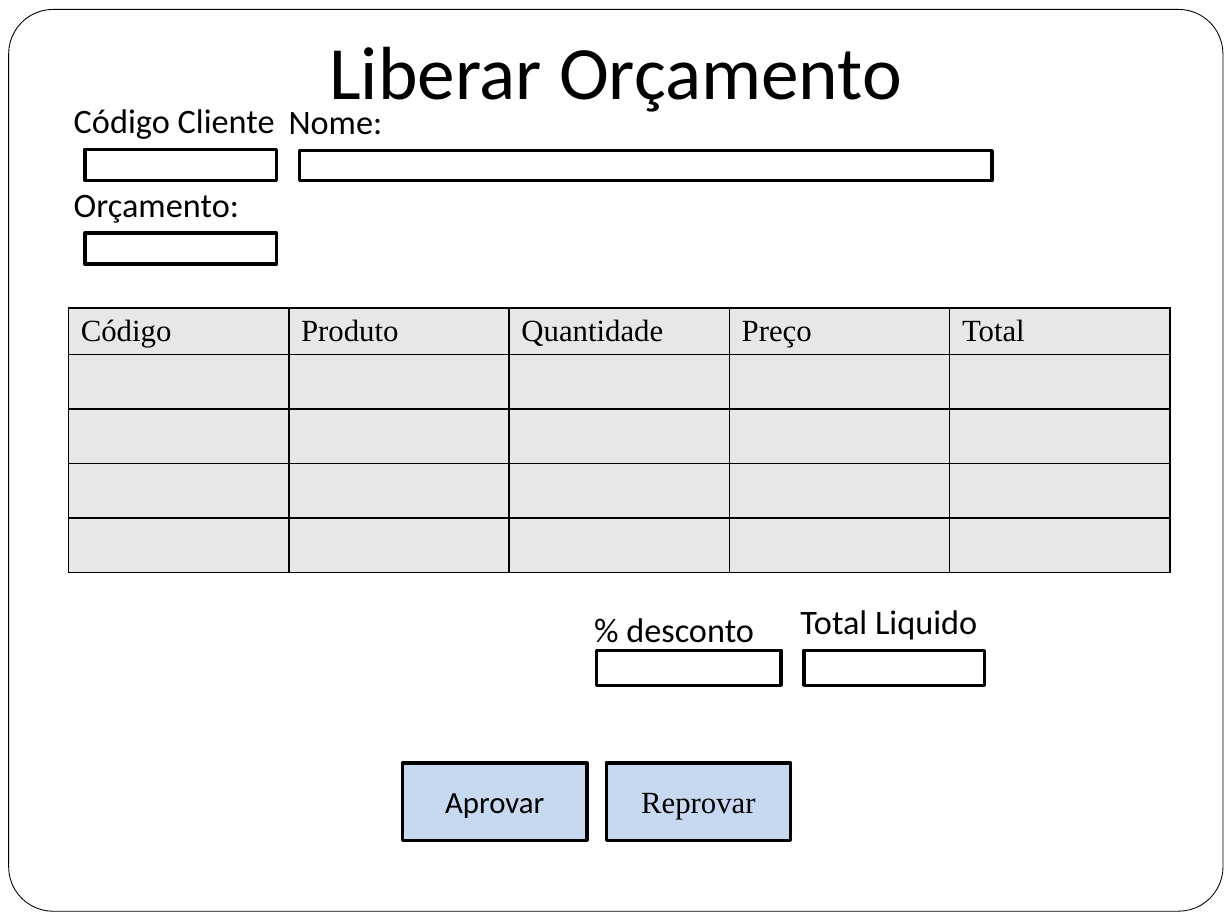
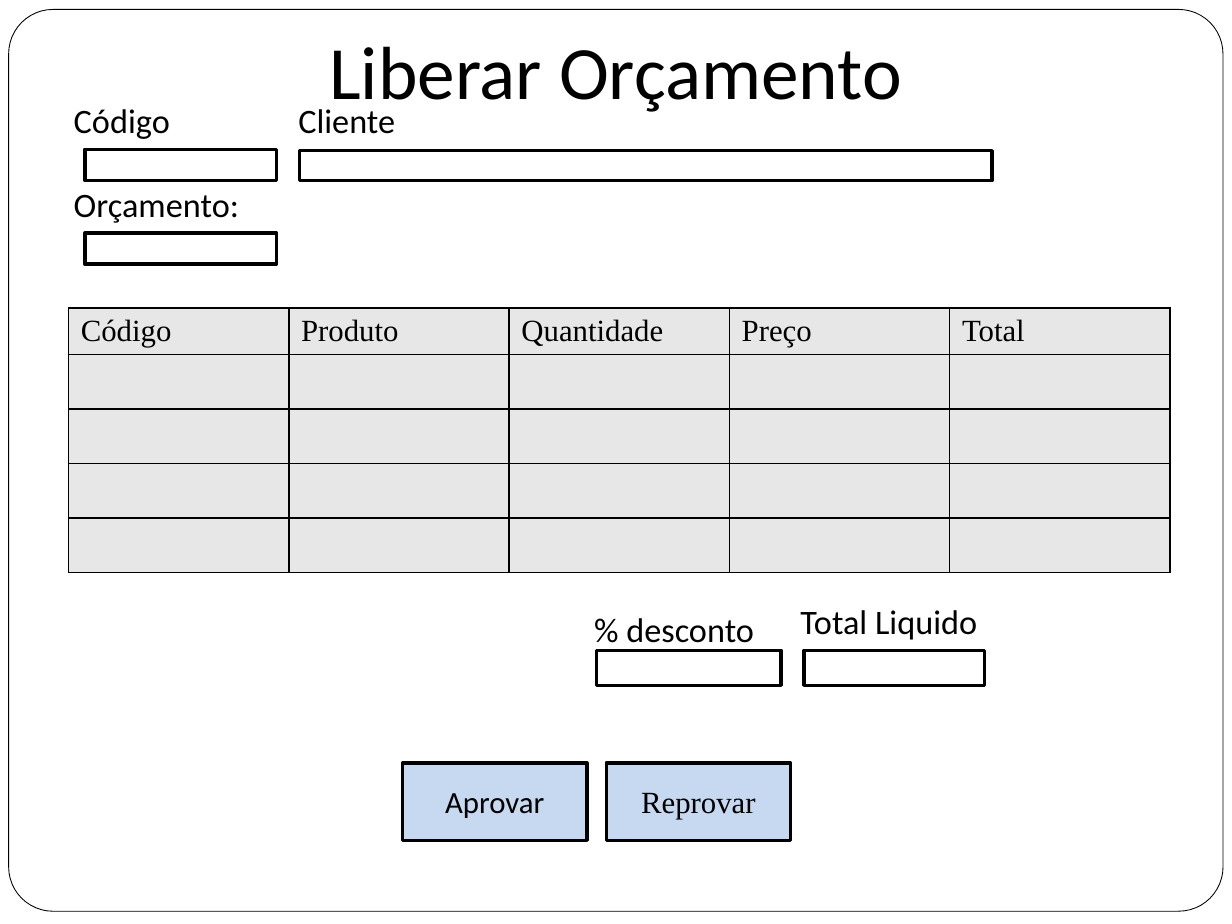
Before and after one commit to flaviochagas/PosGrupo4, a slide deck: slide 11 of Site/site/documentos/prototipos.pptx (slide 10 before the commit). Drawn at 1232x924 pixels with LibreOffice and Linux fonts; fonts in the diff are those of the drawing. Boxes give left, top, right and bottom in pixels: in the first picture for what was removed or moved away, otherwise in the second. Text is boxed around its words. In the diff, an @@ line names an element or a change of style, - is before the commit and + after.

Commit message:
Prototipo
Criado cad. vendedor.
adicinado campos de código. e simbolo para dizer que o campo é combo
para seleção de opçoes.

```diff
--- a/Site/site/documentos/prototipos.pptx
+++ b/Site/site/documentos/prototipos.pptx
@@ text at box(74, 109, 170, 139): text changed @@
-Código Cliente
+Código
@@ text at box(298, 109, 395, 134): text changed @@
-Nome:
+Cliente
```
Also in this commit, not shown: 5 other slides changed, 1 slide added, 1 other file.
